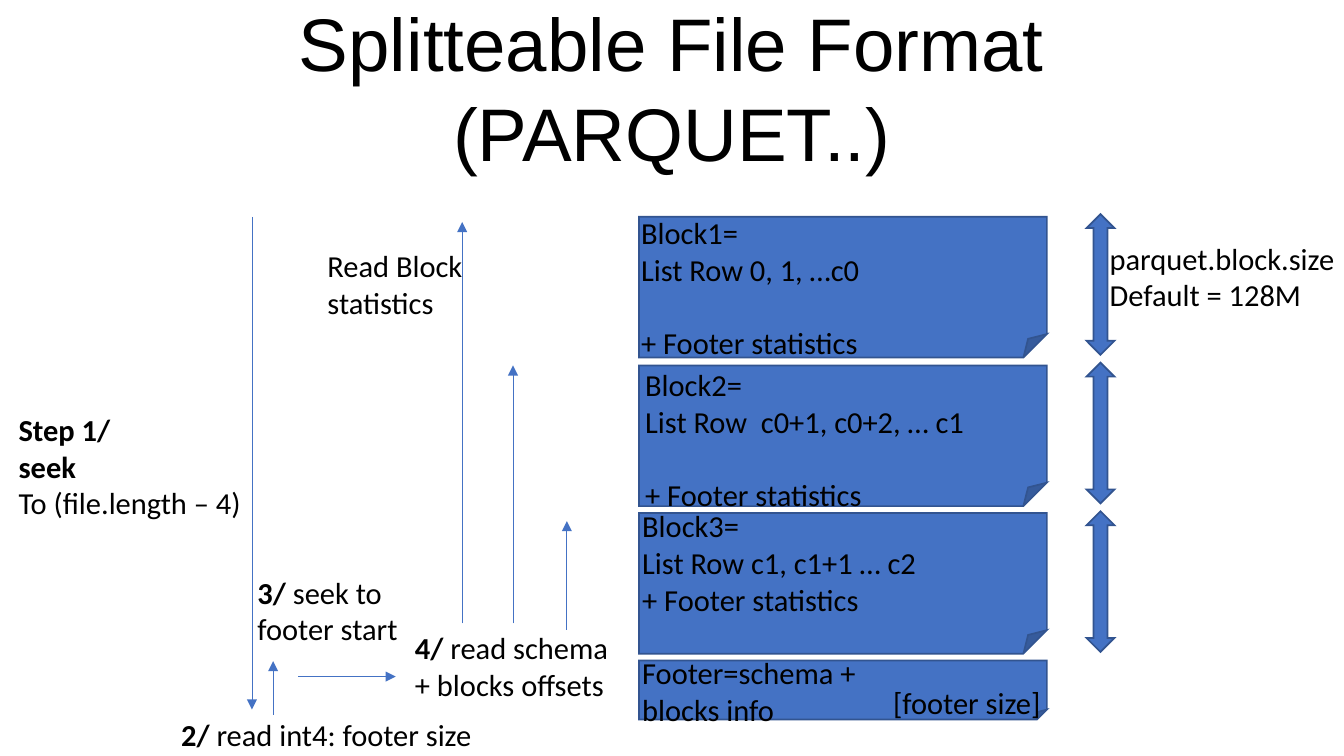
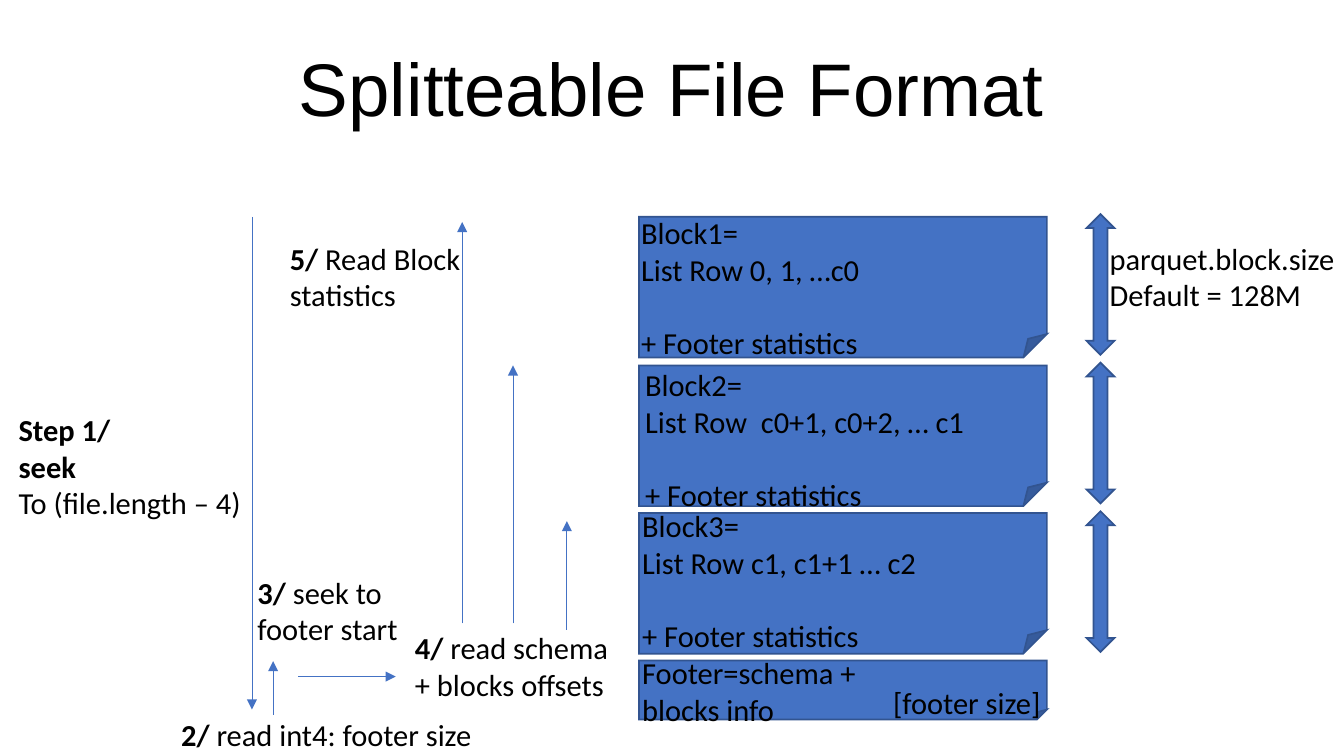
Before and after one commit to Arnaud-Nauwynck/presentations, a slide deck: slide 28 of pres-bigdata/BigData-4-hadoop-parquet-spark.pptx (slide 26 before the commit). Drawn at 1344x756 pixels with LibreOffice and Linux fonts; fonts in the diff are those of the drawing. Boxes give left, top, right and bottom in pixels: in the first picture for what was removed or moved away, otherwise in the second. Text is boxed around its words. In the diff, an @@ line names an element or a change of style, - is before the commit and + after.

```diff
--- a/pres-bigdata/BigData-4-hadoop-parquet-spark.pptx
+++ b/pres-bigdata/BigData-4-hadoop-parquet-spark.pptx
@@ title at <box>299,62,1044,130</box>: text changed @@
-Splitteable File Format
-(PARQUET..)
+Splitteable File Format
@@ text "5/ Read Block": place and size @@
-text "5/ Read Block" at <box>327,256,462,315</box>
+text "5/ Read Block" at <box>290,248,460,307</box>
@@ text at <box>290,248,460,272</box>: text changed @@
-Read Block
+5/ Read Block
@@ text "Block3=" rewrapped from <box>642,512,916,611</box> to <box>642,512,916,655</box> @@
```
Also in this commit, not shown: 7 other slides changed, 17 slides added, 1 other file.
